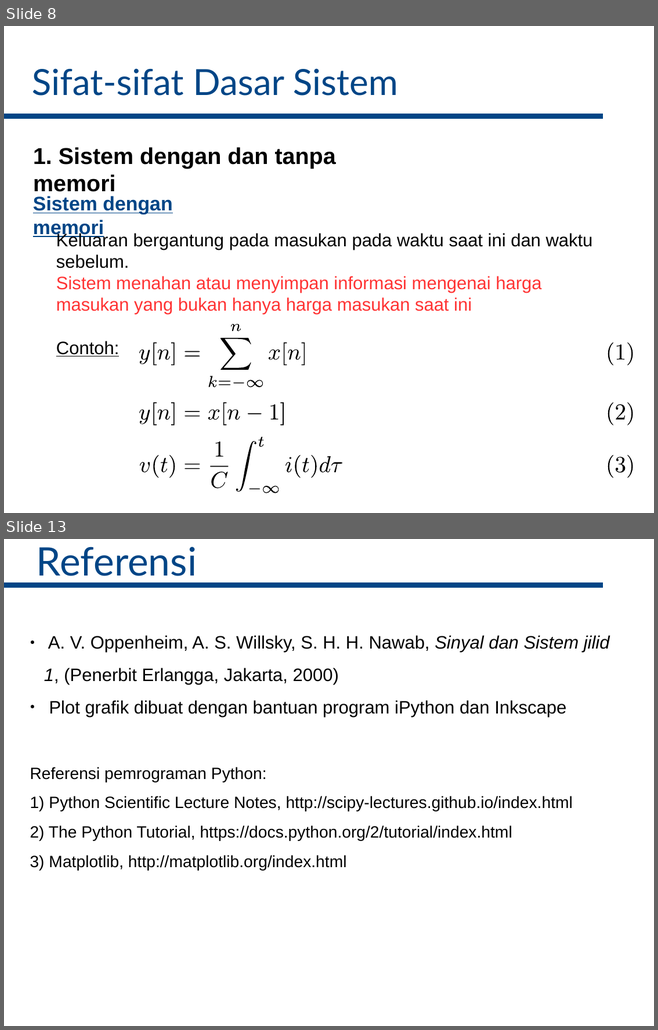
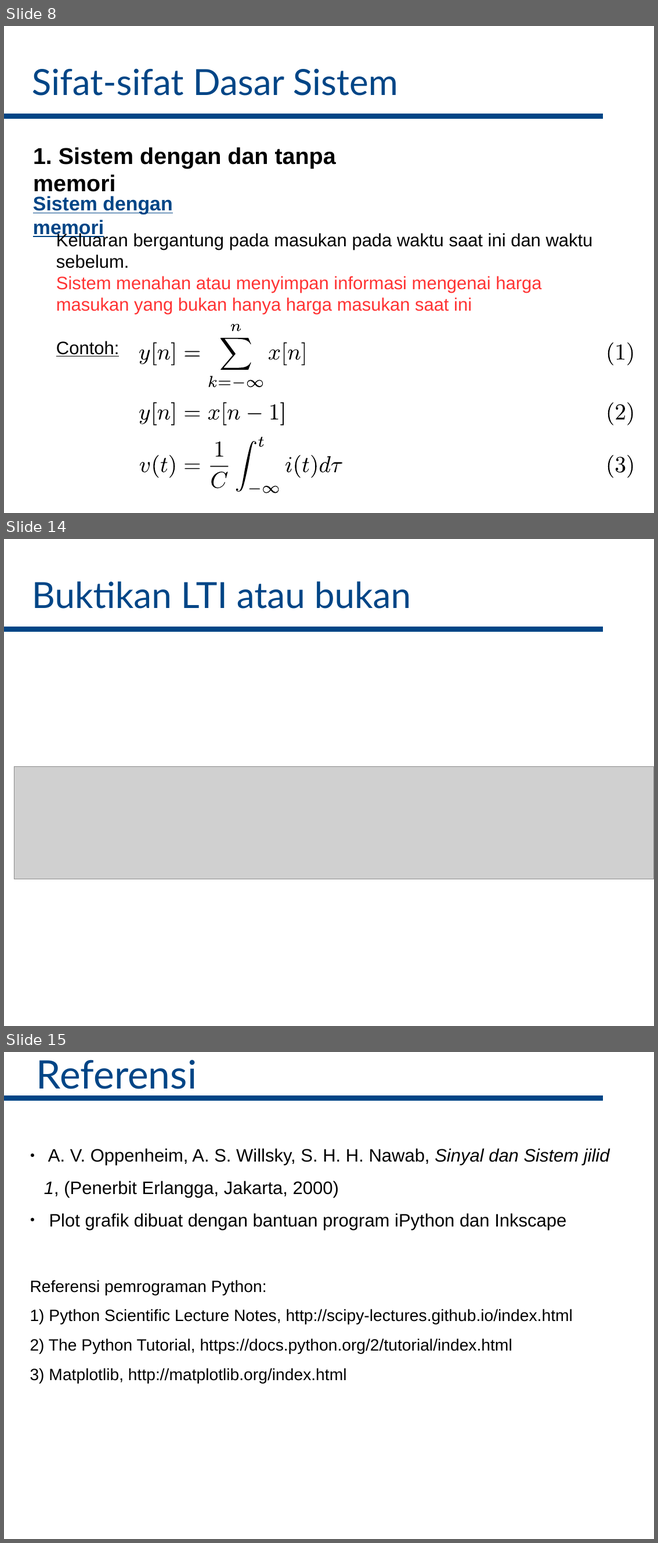
Before and after one commit to bagustris/sinyalsistem, a slide deck: slides/Lect2_SinyalSistem.odp. Shown one above the other, each under a label of ours: slides 8 and 13 before the commit, slides 8, 14 and 15 after it; the slides between them are not shown. The pictures are 658x1030 and 658x1543 pixels, drawn with LibreOffice and Linux fonts; fonts in the diff are those of the drawing; grey boxes stand for pictures. Boxes give left, top, right and bottom in pixels: in the first picture for what was removed or moved away, otherwise in the second. Text is boxed around its words. In the diff, an @@ line names an element or a change of style, - is before the commit and + after.

```diff
--- a/slides/Lect2_SinyalSistem.odp
+++ b/slides/Lect2_SinyalSistem.odp
@@ slide 14 added at (4,539,654,1026), background #FFFFFF @@
@@ subtitle added at (32,581,411,609), 44 pt, text #004586 @@
+Buktikan LTI atau bukan
@@ rectangle added at (4,627,603,632), fill #004586, outline #004586 0 pt @@
@@ picture added at (14,766,654,879) @@
@@ what was slide 13 is now slide 15 @@
```
Also in this commit, not shown: 1 other slide added, 2 other files.
